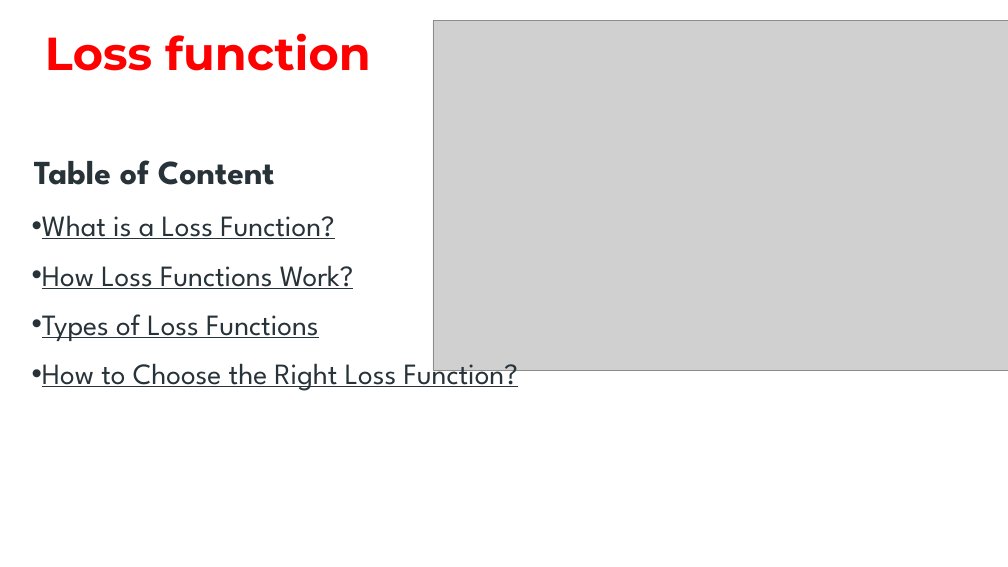
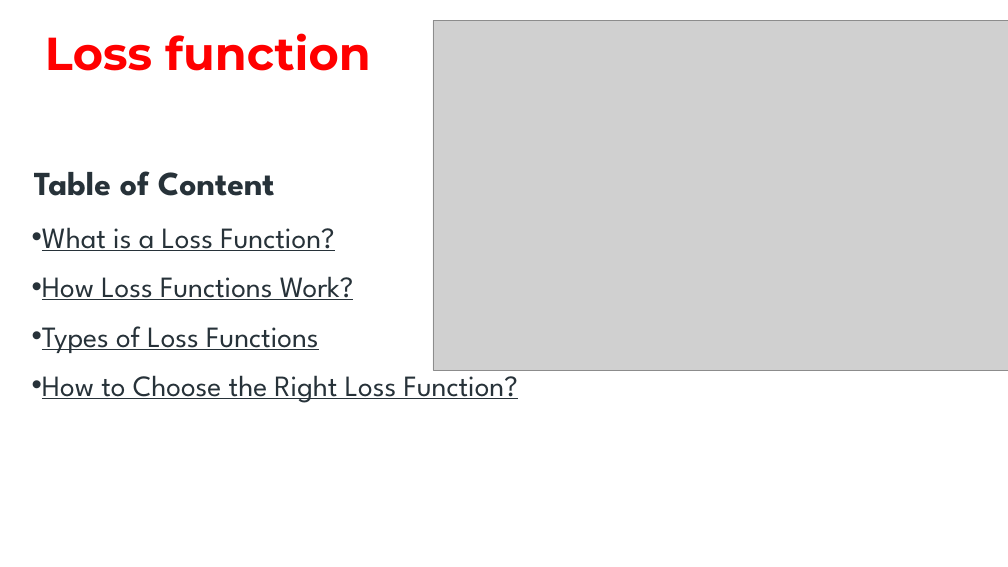
Before and after one commit to shahil04/ds_materials, a slide deck: slide 3 of 9.Deep_learning/class_3_module_9_deep learning_Loss_Functions Gradient Descent.pptx. Drawn at 1008x567 pixels with LibreOffice and Linux fonts; fonts in the diff are those of the drawing; grey boxes stand for pictures. Boxes give left, top, right and bottom in pixels: in the first picture for what was removed or moved away, otherwise in the second. Text is boxed around its words. In the diff, an @@ line names an element or a change of style, - is before the commit and + after.

```diff
--- a/9.Deep_learning/class_3_module_9_deep learning_Loss_Functions Gradient Descent.pptx
+++ b/9.Deep_learning/class_3_module_9_deep learning_Loss_Functions Gradient Descent.pptx
@@ text "Table of Content": place and size @@
-text "Table of Content" at bbox=[34, 160, 518, 391]
+text "Table of Content" at bbox=[34, 171, 518, 403]
```
Also in this commit, not shown: 2 other slides changed, 40 other files.
